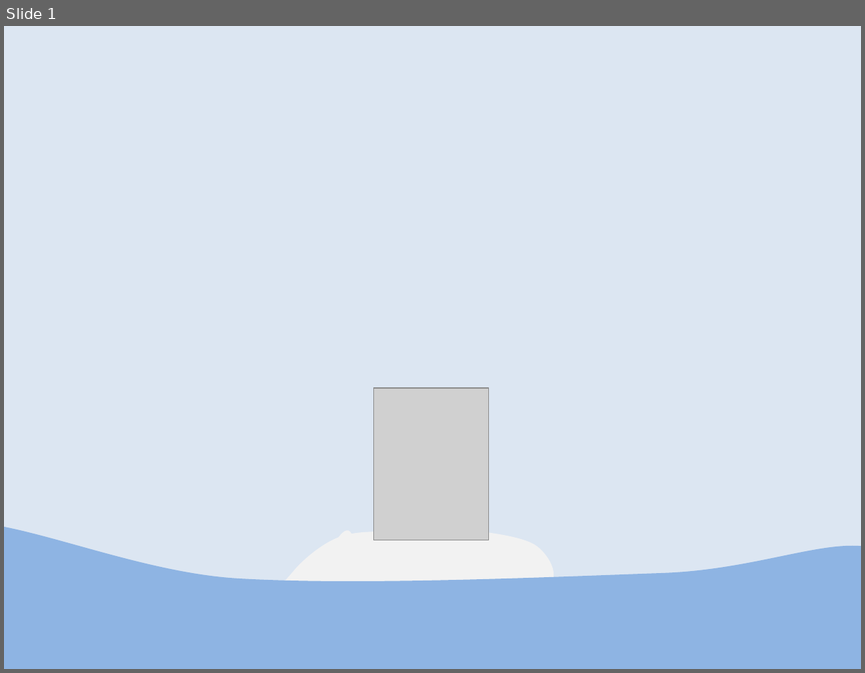
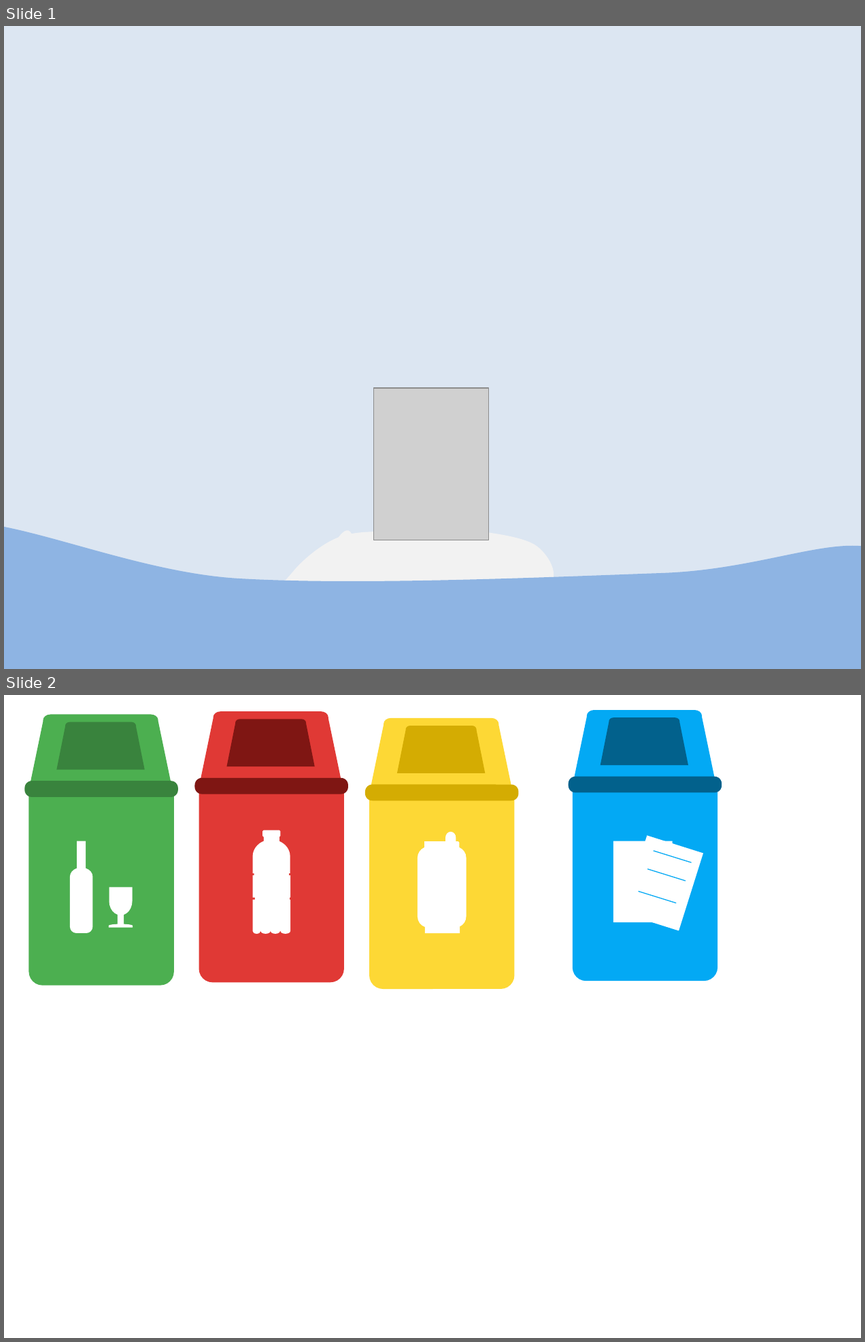
Before and after one commit to gustavoFG28/Ludit, a slide deck: Historias/jogos.pptx. Shown one above the other, each under a label of ours: slide 1 before the commit, slides 1 and 2 after it. The pictures are 865x673 and 865x1342 pixels, drawn with LibreOffice and Linux fonts; fonts in the diff are those of the drawing; grey boxes stand for pictures. Boxes give left, top, right and bottom in pixels: in the first picture for what was removed or moved away, otherwise in the second. Text is boxed around its words. In the diff, an @@ line names an element or a change of style, - is before the commit and + after.

```diff
--- a/Historias/jogos.pptx
+++ b/Historias/jogos.pptx
@@ slide 2 added at <box>4,695,861,1338</box>, background #FFFFFF @@
@@ group added at <box>364,718,518,989</box>: 2 freeform shapes, 2 rounded rectangles @@
@@ group added at <box>568,711,722,981</box>: 2 freeform shapes, 2 rounded rectangles @@
@@ group added at <box>195,711,349,998</box>: 3 freeform shapes, 3 rounded rectangles @@
@@ freeform shape added at <box>418,831,466,932</box>, fill #FFFFFF @@
@@ group added at <box>24,715,178,985</box>: 3 freeform shapes, 2 rounded rectangles, 2 flow chart delays, 1 rectangle @@
@@ group added at <box>613,835,703,931</box>: 3 lines, 2 rectangles @@
```
Also in this commit, not shown: 1 other file.
